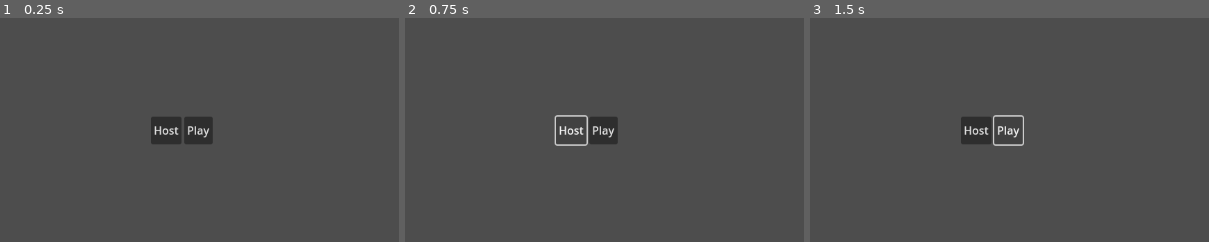
Above: before the commit, frames 1-3 (left to right).
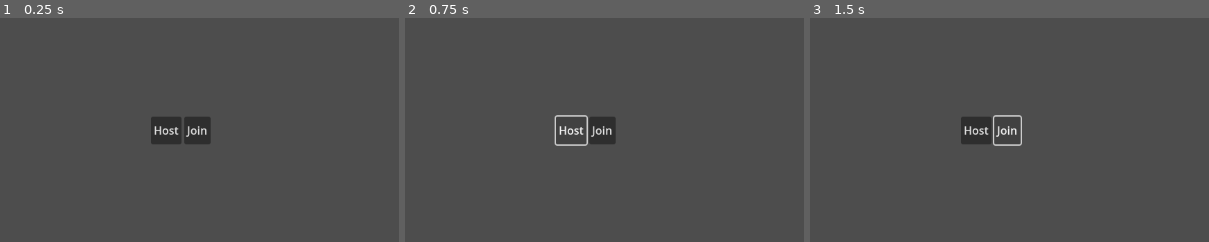
Above: after the commit, the same moments.

Repository: exglegaming/2D-Multiplayer-Course
Game: Godot game, scene res://scenes/ui/main_menu/main_menu.tscn
Two runs of this game, one before a commit and one after it. Both use one fixed random seed, a clock stepped at 60 frames per second and the inputs below.
Inputs (mouse positions are % of the whole screen's width and height, from its top left):
- Up to frame 1 (0.25 s): no input
- Up to frame 2 (0.75 s): click "Host" at 0.5 s
- Up to frame 3 (1.5 s): click (52, 50) at 1.25 s, where only the run after the commit has a clickable "Join"
The pictures show only the part of the screen within x 27-77%, y 25-75%; the shares and areas given below are measured in that part.

The runs differ from the first frame. In frame 1, 0.2% of the frame differs, in the area x 46-54%, y 44-57%; in frame 2, 0.2%; in frame 3, 0.2%, in the area x 46-54%, y 43-58%.

Commit message:
fist bit of multiplayer setup started

Diff:
--- a/scenes/ui/main_menu/main_menu.tscn
+++ b/scenes/ui/main_menu/main_menu.tscn
@@ -29,6 +29,6 @@
 layout_mode = 2
 text = "Host"
 
-[node name="PlayButton" type="Button" parent="HBoxContainer"]
+[node name="JoinButton" type="Button" parent="HBoxContainer"]
 layout_mode = 2
-text = "Play"
+text = "Join"
--- a/scripts/ui/main_menu/main_menu.gd
+++ b/scripts/ui/main_menu/main_menu.gd
@@ -1,17 +1,29 @@
 extends Control
 
+const PORT: int = 3000
+
 @onready var host_button: Button = $HBoxContainer/HostButton
-@onready var play_button: Button = $HBoxContainer/PlayButton
+@onready var join_button: Button = $HBoxContainer/JoinButton
 
 
 func _ready() -> void:
     host_button.pressed.connect(_on_host_pressed)
-    play_button.pressed.connect(_on_play_pressed)
+    join_button.pressed.connect(_on_join_pressed)
+    multiplayer.peer_connected.connect(_on_peer_connected)
 
 
 func _on_host_pressed() -> void:
-    print("Host pressed")
+    var server_peer := ENetMultiplayerPeer.new()
+    server_peer.create_server(PORT)
+    multiplayer.multiplayer_peer = server_peer
 
 
-func _on_play_pressed() -> void:
-    print("Play pressed")
+func _on_join_pressed() -> void:
+    var client_peer := ENetMultiplayerPeer.new()
+    client_peer.create_client("127.0.0.1", PORT)
+    multiplayer.multiplayer_peer = client_peer
+
+
+func _on_peer_connected(id: int) -> void:
+    print("my peer id: %s" % multiplayer.get_unique_id())
+    print("peer connected %s" % id)
